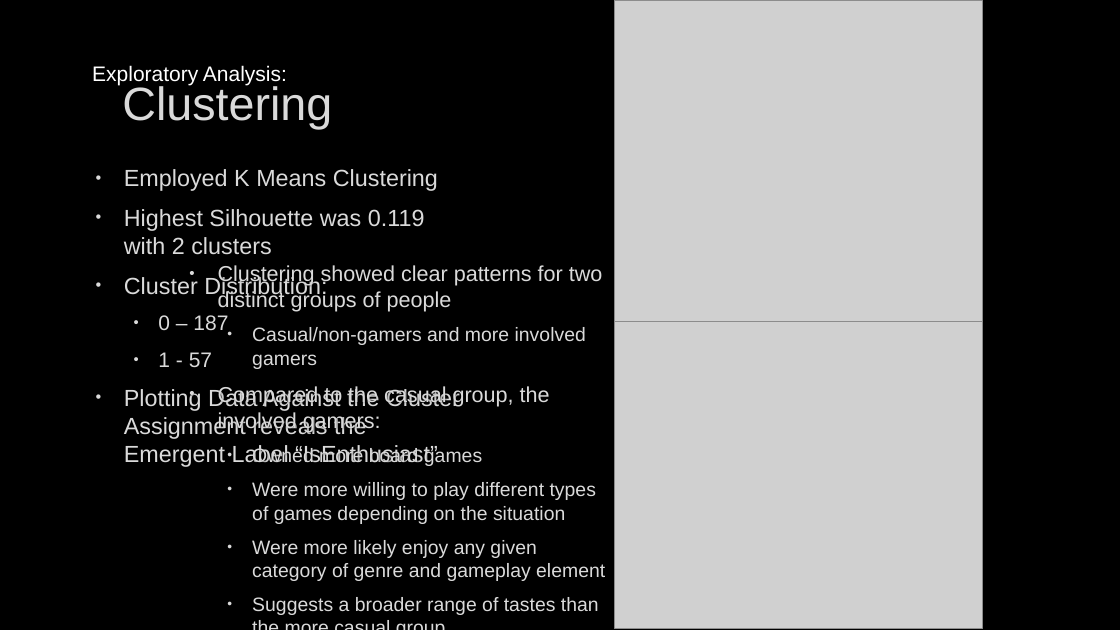
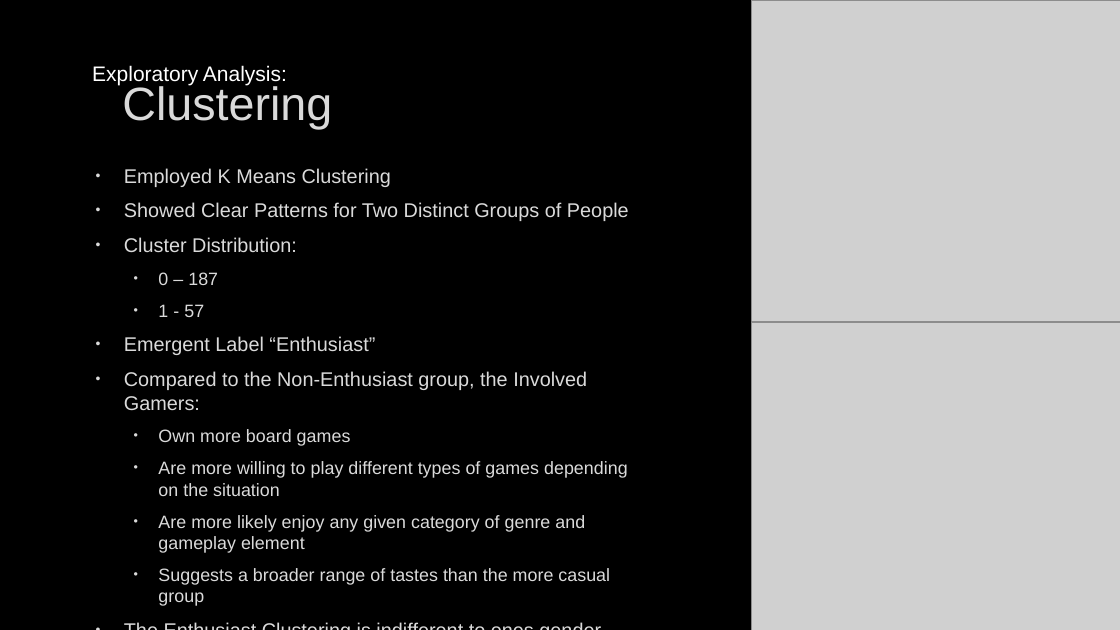
Before and after one commit to sevenwwu/sevenwwu.github.io, a slide deck: slide 10 of write-ups/presentation.pptx (slide 12 before the commit). Drawn at 1120x630 pixels with LibreOffice and Linux fonts; fonts in the diff are those of the drawing; grey boxes stand for pictures; background and template pictures are left out. Boxes give left, top, right and bottom in pixels: in the first picture for what was removed or moved away, otherwise in the second. Text is boxed around its words. In the diff, an @@ line names an element or a change of style, - is before the commit and + after.

```diff
--- a/write-ups/presentation.pptx
+++ b/write-ups/presentation.pptx
@@ picture: place and size @@
-picture at [614, 0, 982, 322]
+picture at [752, 0, 1120, 322]
@@ text at [124, 168, 391, 317]: size 20 to 17 pt in "Employed K Means Clustering", "Cluster Distribution:"; size 18 to 15.3 pt in "0 – 187", "1 - 57" @@
@@ text at [124, 202, 629, 221]: text changed; size 20 to 17 pt @@
-• Highest Silhouette was 0.119 with 2 clusters
+• Showed Clear Patterns for Two Distinct Groups of People
@@ text removed at [218, 265, 605, 615] @@
-• Clustering showed clear patterns for two distinct groups of people
-  • Casual/non-gamers and more involved gamers
-• Compared to the casual group, the involved gamers:
-  • Owned more board games
-  • Were more willing to play different types of games depending on the situation
-  • Were more likely enjoy any given category of genre and gameplay element
-  • Suggests a broader range of tastes than the more casual group
@@ picture: place and size @@
-picture at [614, 322, 982, 629]
+picture at [752, 323, 1120, 630]
@@ text at [124, 336, 628, 585]: text changed; size 20 to 15.3 pt @@
-• Plotting Data Against the Cluster Assignment reveals the Emergent Label “IsEnthusiast”
+• Emergent Label “Enthusiast”
+• Compared to the Non-Enthusiast group, the Involved Gamers:
+  • Own more board games
+  • Are more willing to play different types of games depending on the situation
+  • Are more likely enjoy any given category of genre and gameplay element
+  • Suggests a broader range of tastes than the more casual group
+• The Enthusiast Clustering is indifferent to ones gender
```
Also in this commit, not shown: 4 other slides changed, 1 slide added, 3 slides removed.
